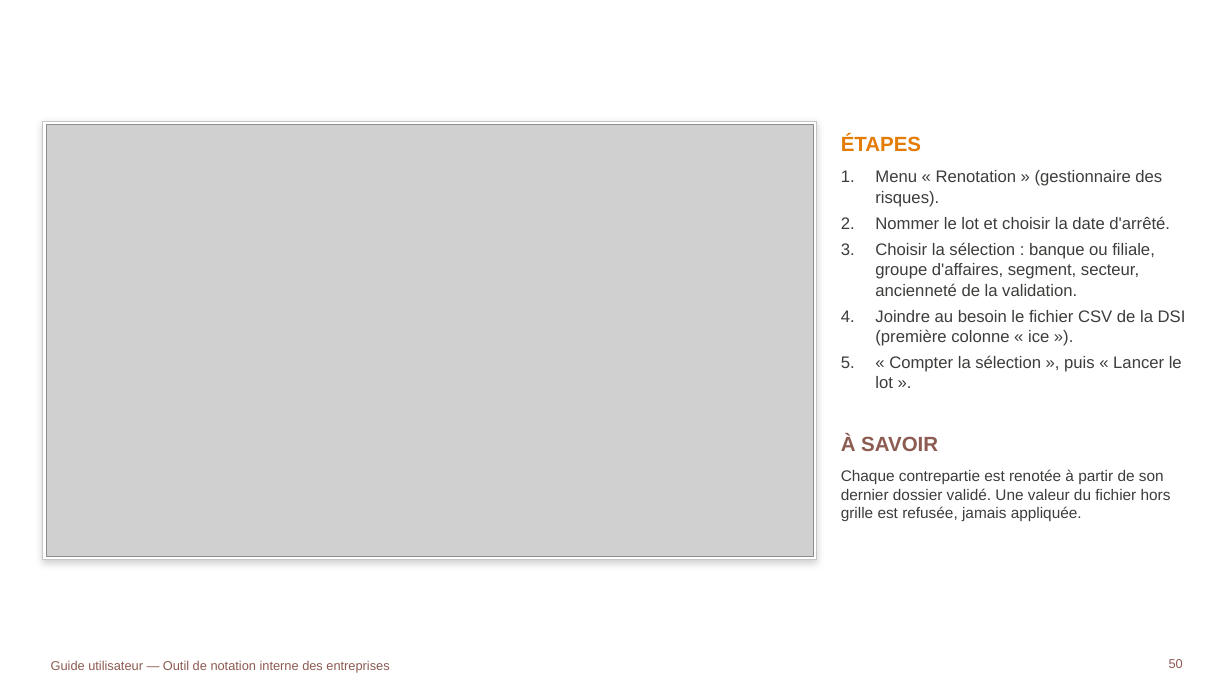
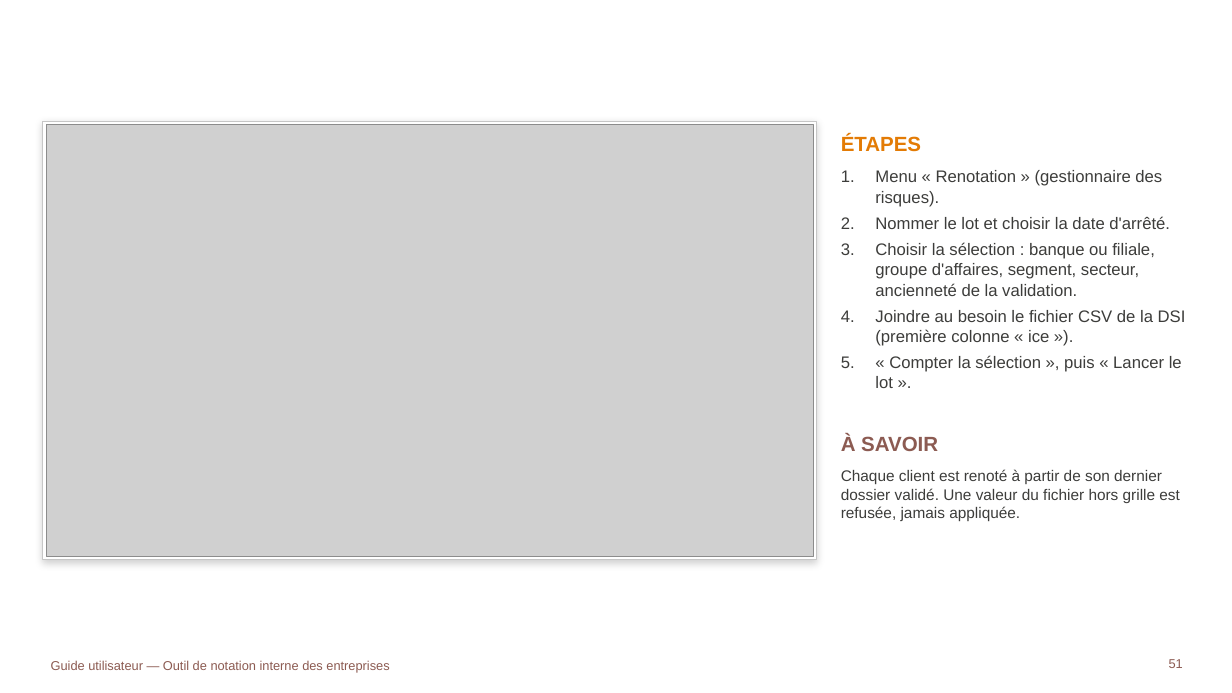
Before and after one commit to tariqeddoumi/Entreprise-scoring-cl, a slide deck: slide 51 of docs/guides/Guide_utilisateur_outil_notation.pptx (slide 50 before the commit). Drawn at 1232x693 pixels with LibreOffice and Linux fonts; fonts in the diff are those of the drawing; grey boxes stand for pictures; background and template pictures are left out. Boxes give left, top, right and bottom in pixels: in the first picture for what was removed or moved away, otherwise in the second. Text is boxed around its words. In the diff, an @@ line names an element or a change of style, - is before the commit and + after.

```diff
--- a/docs/guides/Guide_utilisateur_outil_notation.pptx
+++ b/docs/guides/Guide_utilisateur_outil_notation.pptx
@@ text at box(841, 469, 1179, 521): text changed @@
-Chaque contrepartie est renotée à partir de son dernier dossier validé. Une valeur du fichier hors grille est refusée, jamais appliquée.
+Chaque client est renoté à partir de son dernier dossier validé. Une valeur du fichier hors grille est refusée, jamais appliquée.
@@ page number at box(1169, 659, 1183, 668): text changed @@
-50
+51
```
Also in this commit, not shown: 22 other slides changed, 2 slides added, 26 other files.
